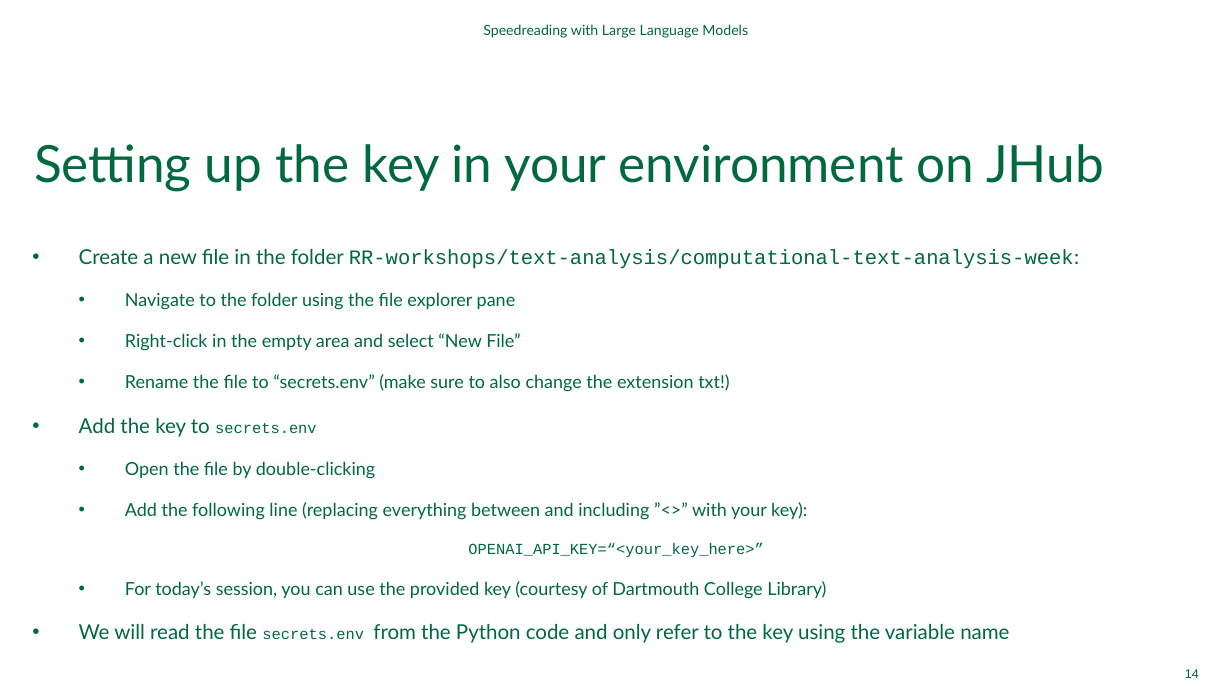
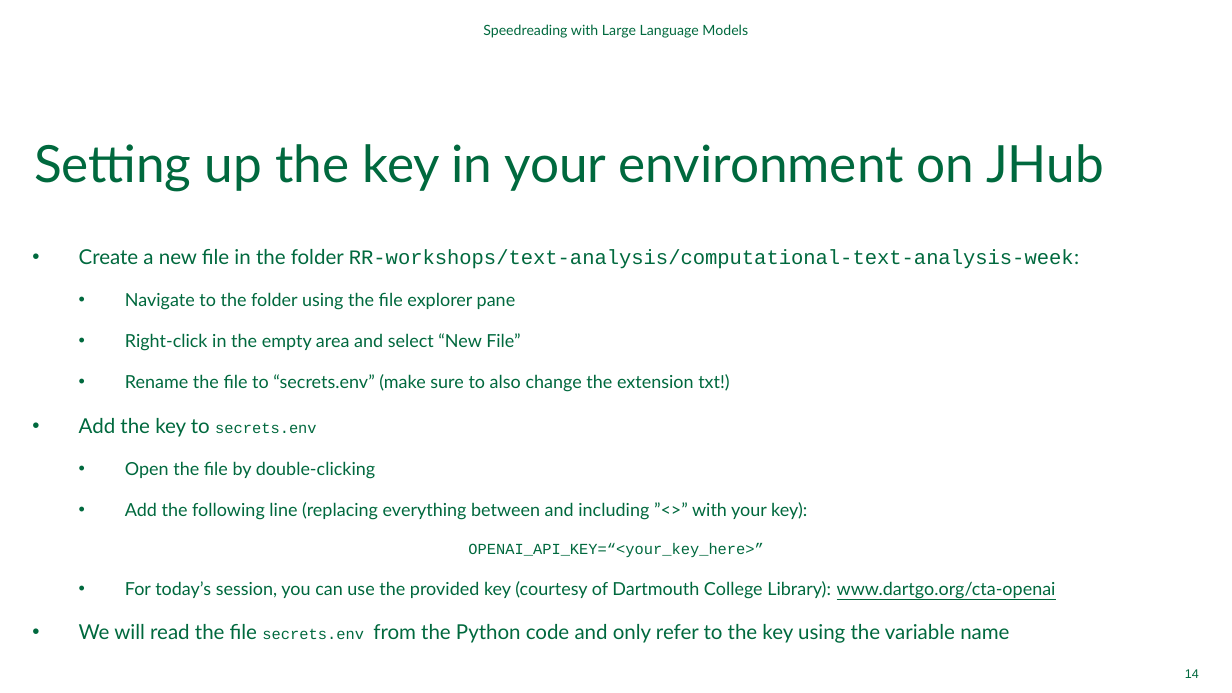
Before and after one commit to Dartmouth-Libraries/computational-text-analysis-week, a slide deck: slide 14 of 03-speedreading-with-llms/ppt/speedreading-with-llms.pptx. Drawn at 1232x693 pixels with LibreOffice and Linux fonts; fonts in the diff are those of the drawing; background and template pictures are left out. Boxes give left, top, right and bottom in pixels: in the first picture for what was removed or moved away, otherwise in the second. Text is boxed around its words. In the diff, an @@ line names an element or a change of style, - is before the commit and + after.

```diff
--- a/03-speedreading-with-llms/ppt/speedreading-with-llms.pptx
+++ b/03-speedreading-with-llms/ppt/speedreading-with-llms.pptx
@@ text at (x1=125, y1=581, x2=1056, y2=600): text changed @@
-  • For today’s session, you can use the provided key (courtesy of Dartmouth College Library)
+  • For today’s session, you can use the provided key (courtesy of Dartmouth College Library): www.dartgo.org/cta-openai
```
Also in this commit, not shown: 1 other file.
